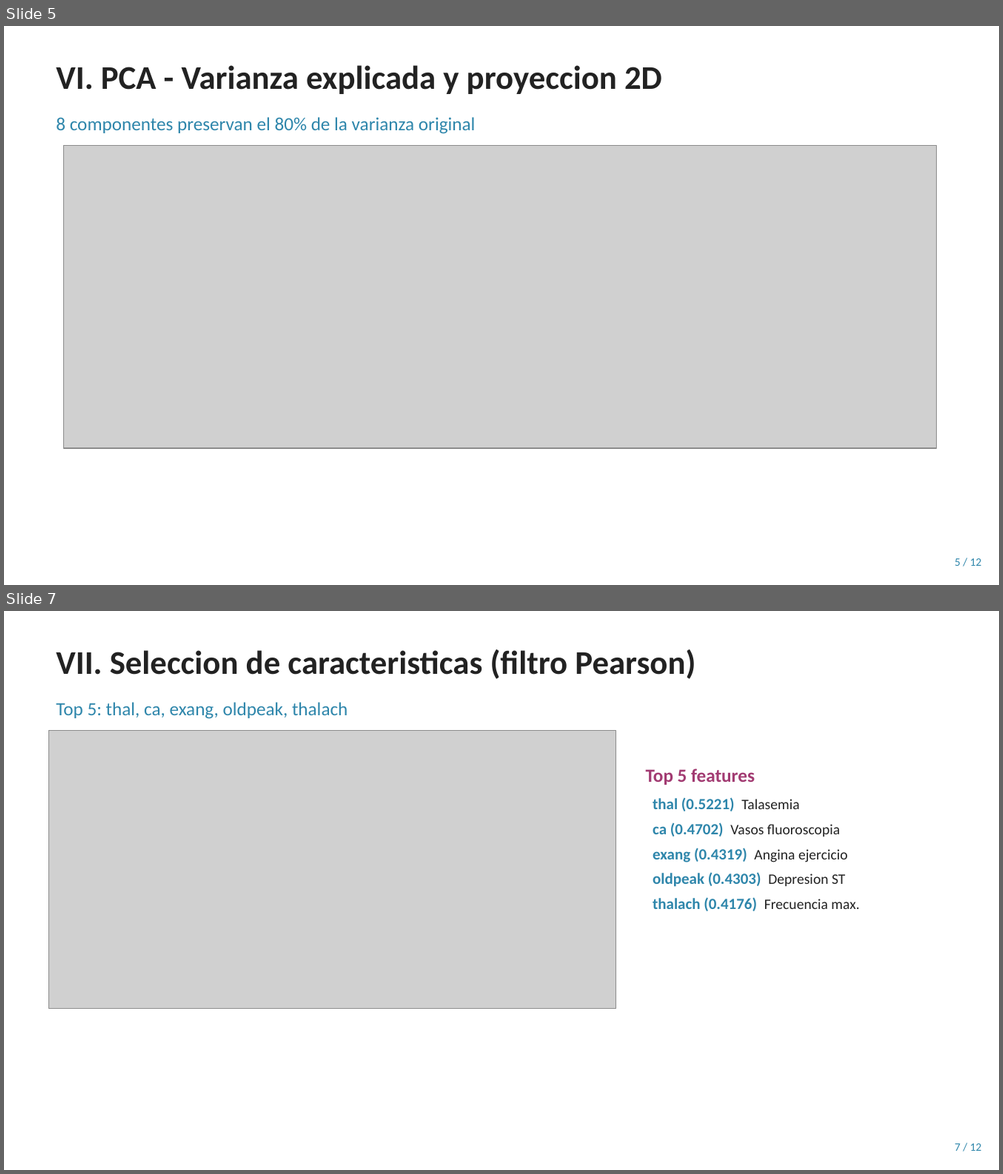
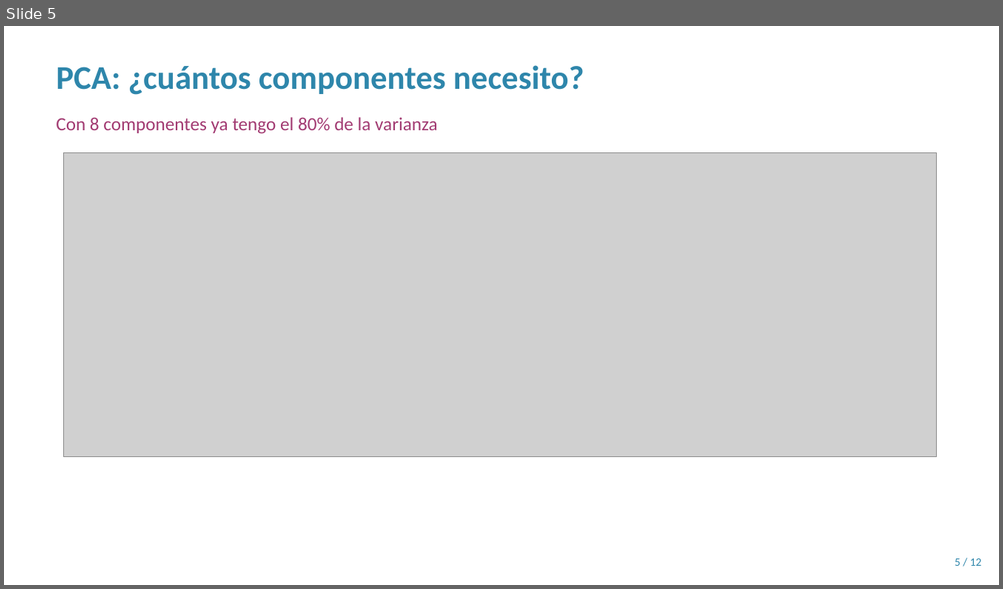
Before and after one commit to JAAM010/seminario-datos-heart-disease, a slide deck: Entregable2/Presentacion_Sustentacion.pptx. Shown one above the other, each under a label of ours: slides 5 and 7 before the commit, slide 5 after it; the slides between them are not shown. The pictures are 1003x1174 and 1003x589 pixels, drawn with LibreOffice and Linux fonts; fonts in the diff are those of the drawing; grey boxes stand for pictures. Boxes give left, top, right and bottom in pixels: in the first picture for what was removed or moved away, otherwise in the second. Text is boxed around its words. In the diff, an @@ line names an element or a change of style, - is before the commit and + after.

```diff
--- a/Entregable2/Presentacion_Sustentacion.pptx
+++ b/Entregable2/Presentacion_Sustentacion.pptx
@@ slide 7 removed at bbox=[4, 611, 999, 1170], background #FFFFFF @@
@@ text removed at bbox=[56, 649, 695, 679] @@
-VII. Seleccion de caracteristicas (filtro Pearson)
@@ text removed at bbox=[56, 702, 347, 719] @@
-Top 5: thal, ca, exang, oldpeak, thalach
@@ picture removed at bbox=[48, 730, 616, 1008] @@
@@ text removed at bbox=[646, 769, 859, 911] @@
-Top 5 features
-thal (0.5221) Talasemia
-ca (0.4702) Vasos fluoroscopia
-exang (0.4319) Angina ejercicio
-oldpeak (0.4303) Depresion ST
-thalach (0.4176) Frecuencia max.
@@ text removed at bbox=[954, 1144, 982, 1151] @@
-7 / 12
@@ slide 5 changed as well @@
@@ text at bbox=[56, 65, 584, 95]: text changed; text colour #222222 to #2E86AB @@
-VI. PCA - Varianza explicada y proyeccion 2D
+PCA: ¿cuántos componentes necesito?
@@ text at bbox=[56, 117, 438, 134]: text changed; text colour #2E86AB to #A23B72 @@
-8 componentes preservan el 80% de la varianza original
+Con 8 componentes ya tengo el 80% de la varianza
@@ picture: place and size @@
-picture at bbox=[64, 145, 936, 449]
+picture at bbox=[64, 153, 936, 457]
```
Also in this commit, not shown: 7 other slides changed, 4 slides added, 3 other slides removed.
